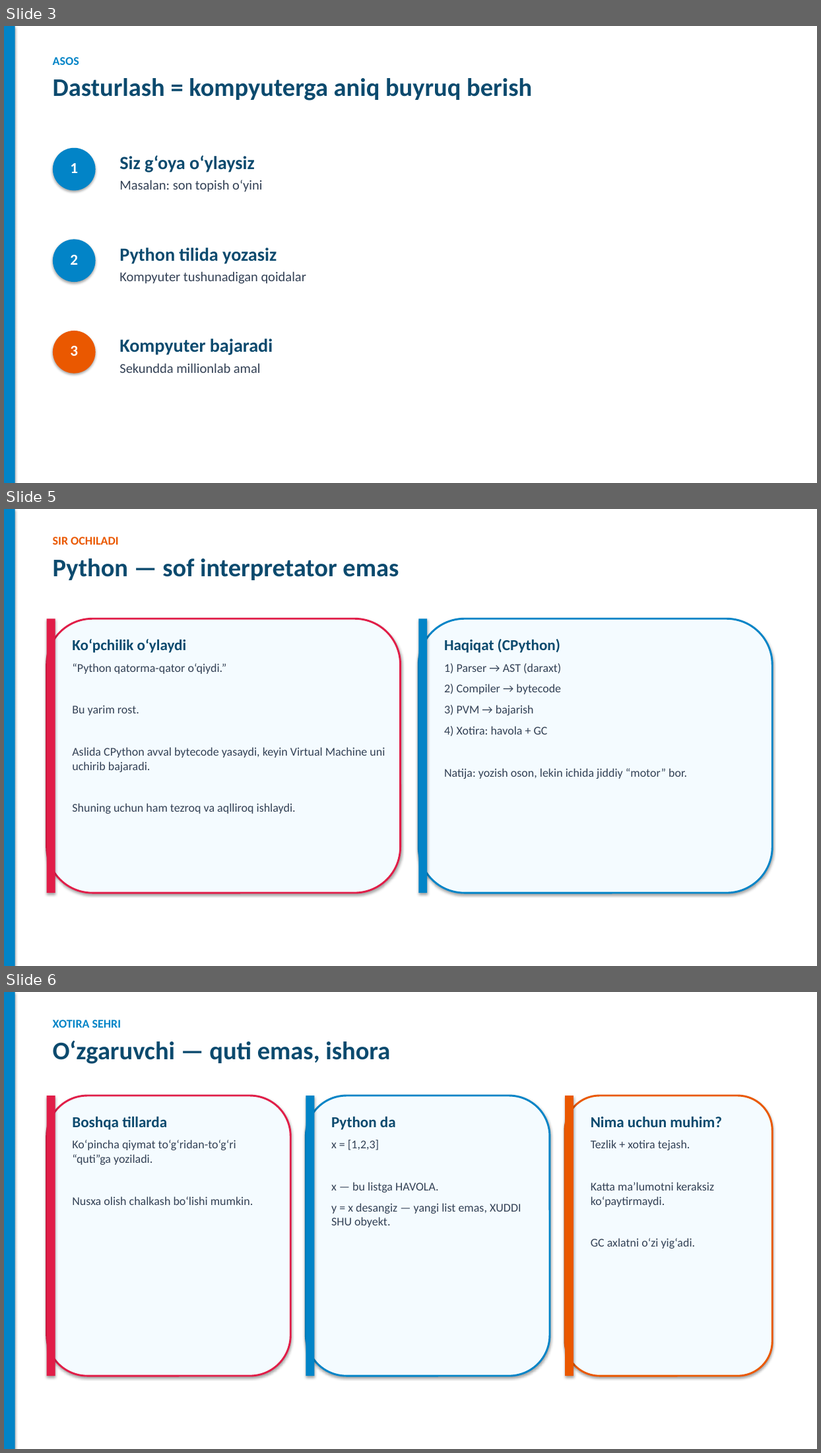
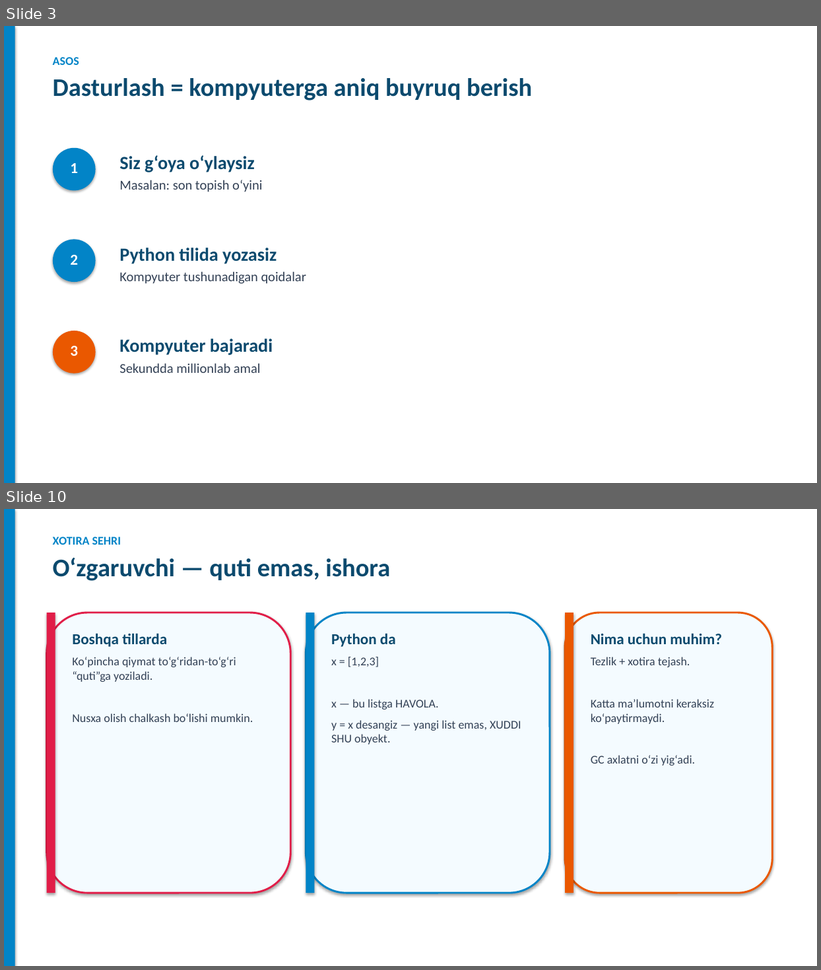
Before and after one commit to DilshodZokirov/bgalaxy-app, a slide deck: python-prezentatsiya/Python-Django-Yorqin.pptx. Shown one above the other, each under a label of ours: slides 3, 5 and 6 before the commit, slides 3 and 10 after it; the slides between them are not shown. The pictures are 821x1453 and 821x970 pixels, drawn with LibreOffice and Linux fonts; fonts in the diff are those of the drawing. Boxes give left, top, right and bottom in pixels: in the first picture for what was removed or moved away, otherwise in the second. Text is boxed around its words. In the diff, an @@ line names an element or a change of style, - is before the commit and + after.

```diff
--- a/python-prezentatsiya/Python-Django-Yorqin.pptx
+++ b/python-prezentatsiya/Python-Django-Yorqin.pptx
@@ slide 5 removed at (4, 509, 817, 966), background #FFFFFF @@
@@ rectangle removed at (4, 509, 15, 966) @@
@@ text removed at (53, 537, 399, 580) @@
-SIR OCHILADI
-Python — sof interpretator emas
@@ rounded rectangle removed at (47, 619, 401, 893) @@
@@ rectangle removed at (47, 619, 55, 893) @@
@@ rounded rectangle removed at (418, 619, 773, 893) @@
@@ rectangle removed at (418, 619, 427, 893) @@
@@ text removed at (72, 639, 385, 814) @@
-Ko‘pchilik o‘ylaydi
-“Python qatorma-qator o‘qiydi.”
-Bu yarim rost.
-Aslida CPython avval bytecode yasaydi, keyin Virtual Machine uni uchirib bajaradi.
-Shuning uchun ham tezroq va aqlliroq ishlaydi.
@@ text removed at (444, 639, 687, 779) @@
-Haqiqat (CPython)
-1) Parser → AST (daraxt)
-2) Compiler → bytecode
-3) PVM → bajarish
-4) Xotira: havola + GC
-Natija: yozish oson, lekin ichida jiddiy “motor” bor.
@@ what was slide 6 is now slide 10 @@
```
Also in this commit, not shown: 2 slides changed, 6 slides added, 1 other slide removed, 3 other files.
